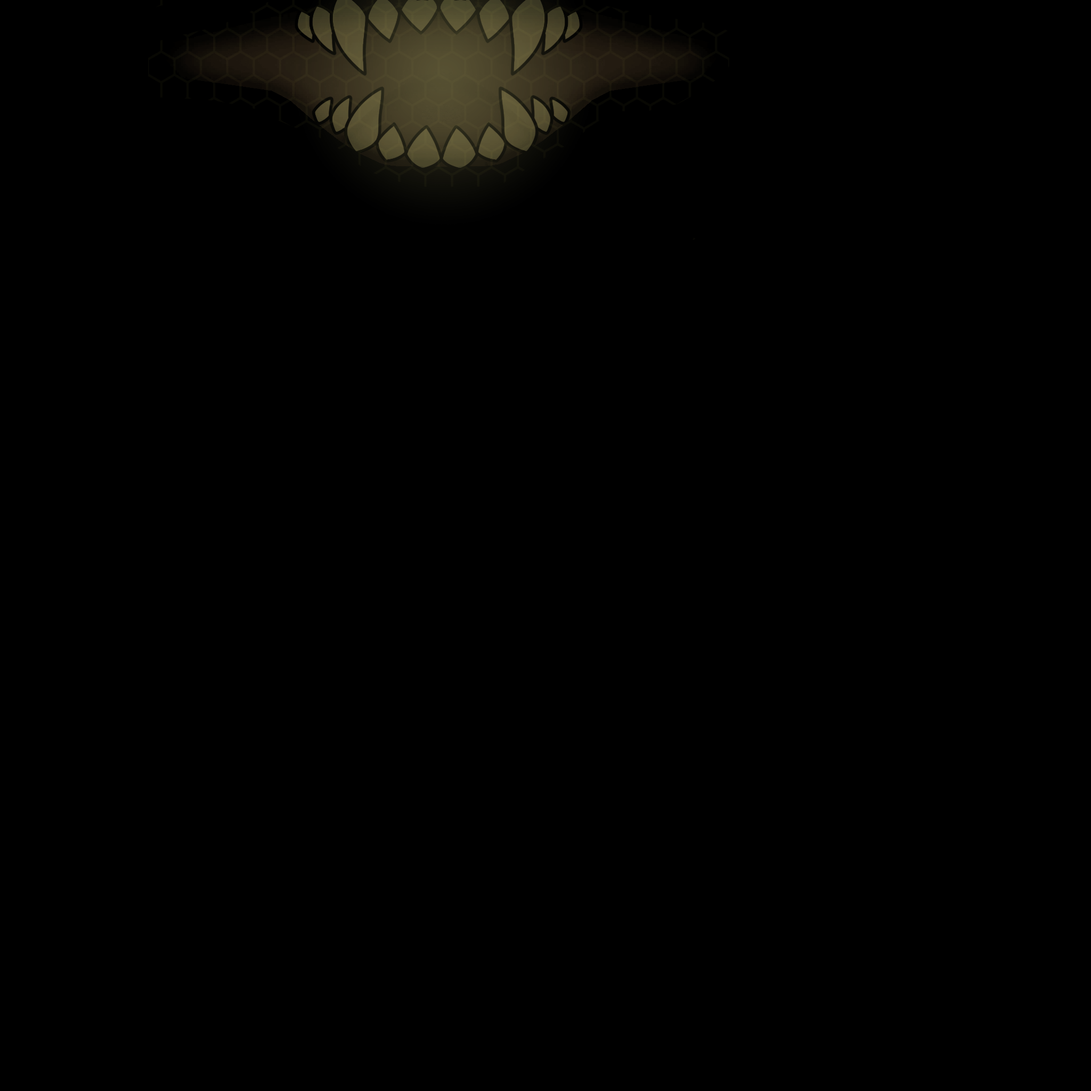
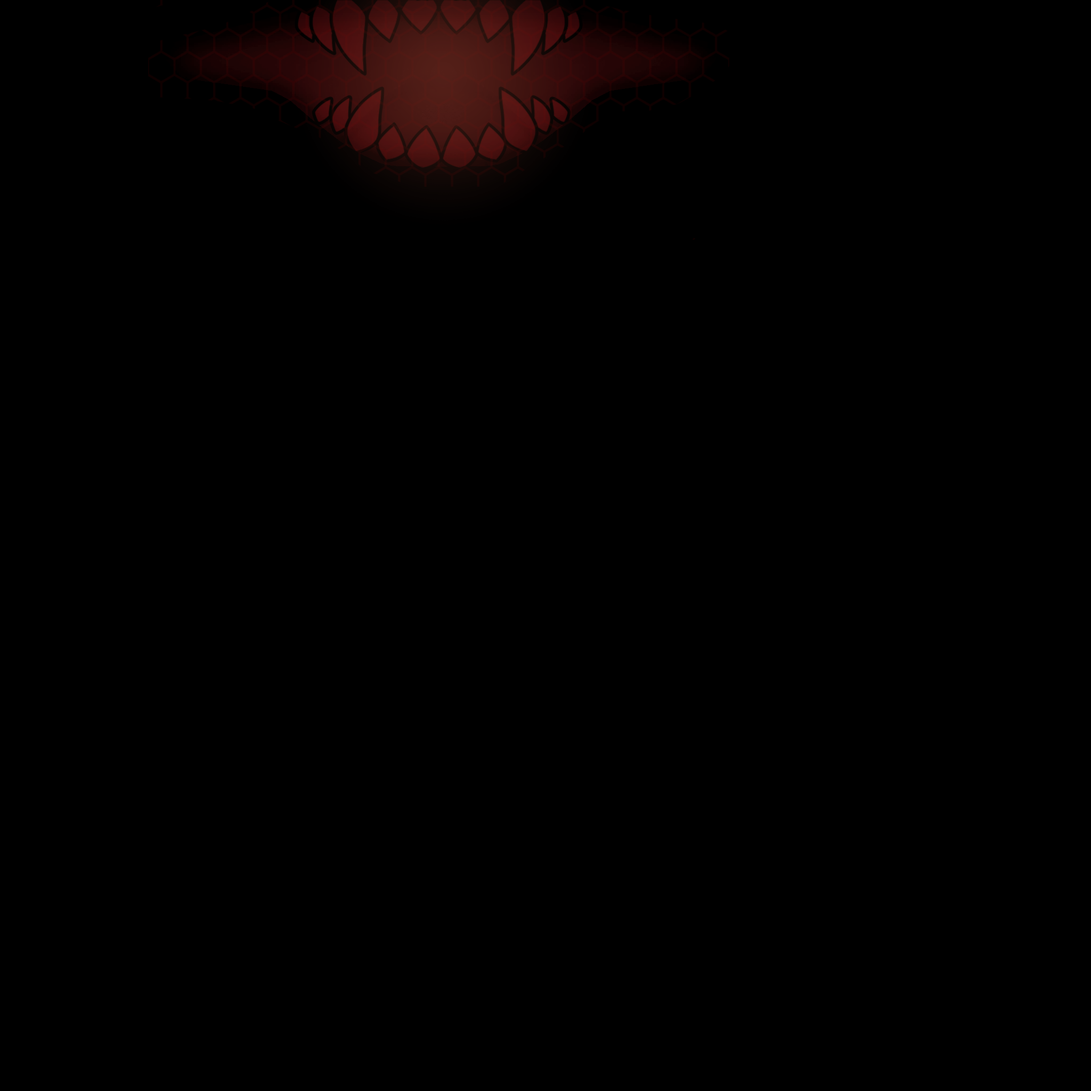
Before/after of a 1091x1091 layered artwork. What changed in the layer stack:
painted on "Layer 4" over left=292, top=0, right=595, bottom=211
"Layer 3": opacity 3% → 12%, blend overlay → soft light over left=148, top=0, right=730, bottom=241
painted on "Layer 5" over left=297, top=0, right=580, bottom=168
